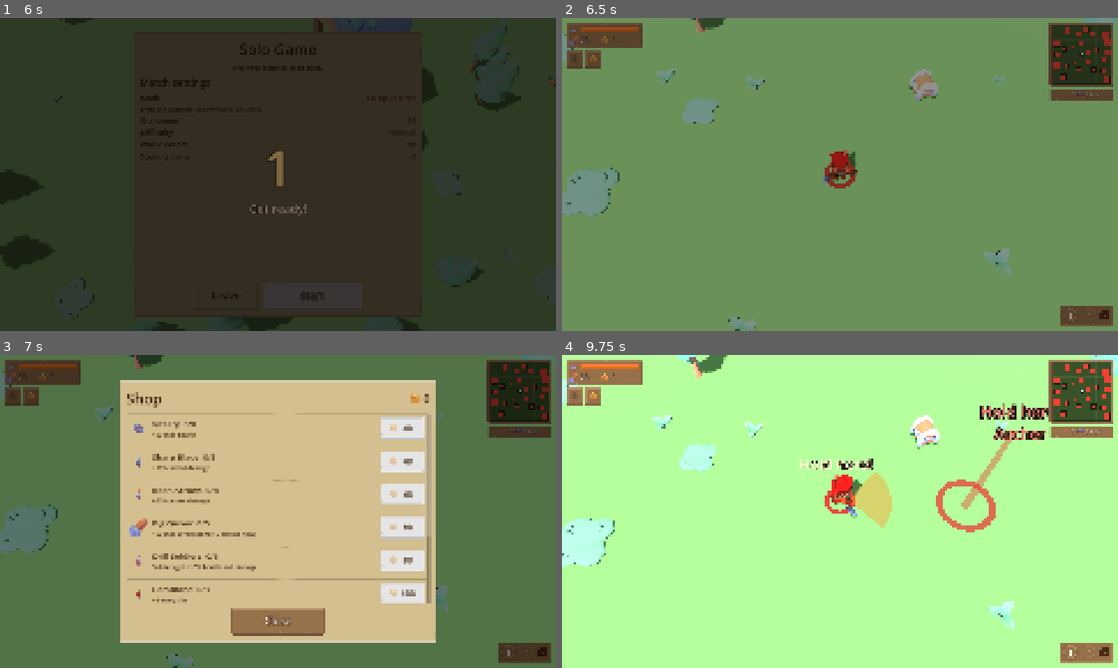
Above: before the commit, frames 1-4 (two rows, left to right).
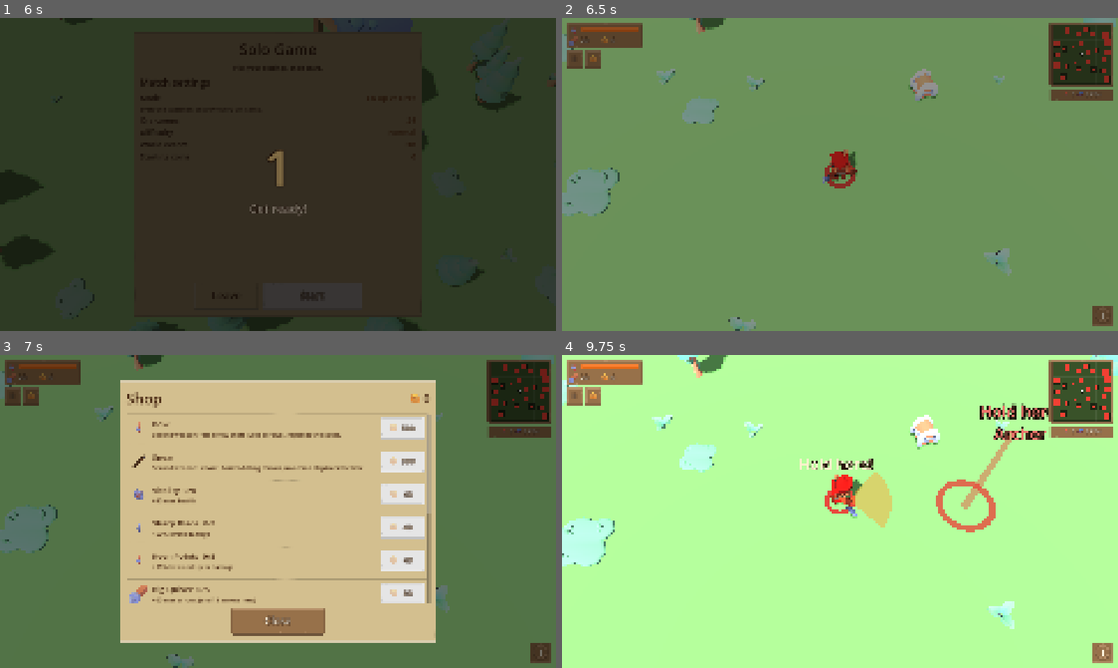
Above: after the commit, the same moments.

Repository: HasanAlilhadi/Brawlly
Game: Godot game, scene res://scenes/ui/main_menu.tscn
The game is run twice, just before and just after one commit, with the same random seed, the same clock (stepped at 60 frames per second) and the same inputs.
Inputs (mouse positions are in pixels of both pictures, inside the frame that each line leads up to):
- Up to frame 1 (6 s): click "Play" at 0.5 s; click "Normal" at 1.25 s; click "Normal" at 2 s; click "Start" at 2.75 s; tap Enter at 3.5 s; move the mouse to (400, 158) at 3.52 s; press the mouse at (400, 158) at 3.53 s; hold D (move_right) 3.53-4.25 s; right-click (400, 158) at 3.6 s; tap B (shop) at 3.77, 4.07 s; release the mouse at (400, 158) at 4.25 s; drag from (166, 190) to (250, 237) at 4.27 s; move the mouse to (333, 105) at 5.02 s; hold D (move_right) 5.03-5.75 s; hold Space (shoot) 5.03-5.75 s; click (333, 105) at 5.17 s; tap Q (switch_weapon) at 5.3 s; drag from (250, 237) to (111, 127) at 5.77 s
- Up to frame 2 (6.5 s): no input
- Up to frame 3 (7 s): move the mouse to (444, 558) at 6.52 s; hold A (move_left) from 6.53 s (still down); hold B (shop) from 6.53 s (still down); click (444, 558) at 6.67 s; right-click (444, 558) at 6.8 s
- Up to frame 4 (9.75 s): release A (move_left) at 7.25 s; release B (shop) at 7.25 s; tap Space (shoot) at 7.25 s; drag from (673, 464) to (756, 433) at 7.27 s; tap Enter at 8, 9.5 s; move the mouse to (867, 511) at 8.02 s; hold S (move_down) 8.03-8.75 s; hold Space (shoot) 8.03-8.75 s; tap 2 (army_charge) at 8.1 s; click (867, 511) at 8.17 s; drag from (756, 433) to (728, 527) at 8.77 s; move the mouse to (962, 495) at 9.52 s; hold W (move_up) from 9.53 s (still down); hold B (shop) from 9.53 s (still down); tap 3 (army_hold) at 9.6 s; click (962, 495) at 9.67 s

Frame 1 is identical in both runs. In frame 2, 0.4% of the frame differs, in the area x 89-99%, y 92-99%; in frame 3, 2.8%, in the area x 23-99%, y 21-99%; in frame 4, 0.4%.

Commit message:
Add the spear; start with the sword and buy a bow or spear
- Player starts with the sword only. The shop sells Bow and Spear (500 coins each); you carry
  one of the two: buying the other replaces it (Player.buy_weapon), and it goes into your hand.
- Spear: a thrown weapon (new player_spear projectile that hits orcs), no ammo, 1 s between
  throws and a slower flight than arrows (13 vs 18 m/s). Carried in the right hand like the orc
  spearmen; the one in hand disappears while it flies. Aimed exactly like the bow.
- Damage: sword 40, bow 25, spear 35. Sharp Blade still boosts the sword; Keen Arrows is now
  Keen Points and boosts the bow and the spear.
- HUD: spear glyph in the weapon bar / touch stick (no arrow count while holding it); colored
  spear icon in the shop. Controls page and tests updated for the sword-only start.

Co-Authored-By: Claude Opus 5.5 <noreply@anthropic.com>

Diff:
--- /dev/null
+++ b/assets/ui/icons/game/spear.svg
@@ -0,0 +1 @@
+<svg xmlns="http://www.w3.org/2000/svg" width="24" height="24" fill="#ffffff" viewBox="0 0 24 24"><path d="M20.6 3.4c.3-.3.2-.8-.2-.9l-5.1-1.1c-.3-.1-.6.1-.7.4l-1.3 4.6c-.1.4.1.7.4.9l.4.2-9.9 9.9-.9-.3a.5.5 0 0 0-.6.3l-.5 1.3a.5.5 0 0 0 .1.5l.7.7-1 1a1 1 0 0 0 1.4 1.4l1-1 .7.7a.5.5 0 0 0 .5.1l1.3-.5a.5.5 0 0 0 .3-.6l-.3-.9 9.9-9.9.2.4c.2.3.5.5.9.4l4.6-1.3c.3-.1.5-.4.4-.7l-1.1-5.1z"/></svg>
--- /dev/null
+++ b/assets/ui/icons/spear.svg
@@ -0,0 +1,8 @@
+<svg xmlns="http://www.w3.org/2000/svg" width="64" height="64" viewBox="0 0 64 64">
+  <g stroke="#3b2414" stroke-width="3" stroke-linejoin="round" stroke-linecap="round">
+    <path d="M14 46 L40 20 L44 24 L18 50 Z" fill="#c07a45"/>
+    <path d="M12 48 L18 50 L16 54 L10 52 Z" fill="#8a5230"/>
+    <path d="M38 18 L52 10 L50 12 L54 12 L46 26 L44 24 L40 20 Z" fill="#aab4e6"/>
+    <path d="M36 22 L42 16 L48 22 L42 28 Z" fill="#8a5230"/>
+  </g>
+</svg>
--- a/resources/data/upgrade_catalog.tres
+++ b/resources/data/upgrade_catalog.tres
@@ -9,6 +9,7 @@
 [ext_resource type="Texture2D" uid="uid://87gmfgn5duiw" path="res://assets/ui/icons/shield.png" id="icon_shield"]
 [ext_resource type="Texture2D" uid="uid://nlolsqkgsmsa" path="res://assets/ui/icons/soldier.png" id="icon_soldier"]
 [ext_resource type="Texture2D" uid="uid://ib1w2l0ncgy6" path="res://assets/ui/icons/sword.png" id="icon_sword"]
+[ext_resource type="Texture2D" path="res://assets/ui/icons/spear.svg" id="icon_spear"]
 
 [sub_resource type="Resource" id="Upgrade_vitality"]
 script = ExtResource("2_def")
@@ -34,8 +35,8 @@
 [sub_resource type="Resource" id="Upgrade_archery"]
 script = ExtResource("2_def")
 id = &"archery"
-title = "Keen Arrows"
-description = "+20% arrow damage"
+title = "Keen Points"
+description = "+20% bow and spear damage"
 icon = ExtResource("icon_bow")
 base_cost = 40
 max_level = 8
@@ -104,6 +105,26 @@
 max_level = 0
 amount = 20.0
 
+[sub_resource type="Resource" id="Upgrade_weapon_bow"]
+script = ExtResource("2_def")
+id = &"weapon_bow"
+title = "Bow"
+description = "Second weapon: fast arrow shots (uses arrows). Replaces the spear."
+icon = ExtResource("icon_bow")
+base_cost = 500
+cost_growth = 1.0
+max_level = 0
+
+[sub_resource type="Resource" id="Upgrade_weapon_spear"]
+script = ExtResource("2_def")
+id = &"weapon_spear"
+title = "Spear"
+description = "Second weapon: slower, harder-hitting throws, no ammo. Replaces the bow."
+icon = ExtResource("icon_spear")
+base_cost = 500
+cost_growth = 1.0
+max_level = 0
+
 [resource]
 script = ExtResource("1_catalog")
-upgrades = Array[ExtResource("2_def")]([SubResource("Upgrade_vitality"), SubResource("Upgrade_blade") …(221 unchanged characters)…
+upgrades = Array[ExtResource("2_def")]([SubResource("Upgrade_weapon_bow"), SubResource("Upgrade_weapon_spear"), SubResource("Upgrade_vitality"), SubResource("Upgrade_blade") …(221 unchanged characters)…
--- a/scenes/characters/player.gd
+++ b/scenes/characters/player.gd
@@ -48,12 +48,16 @@
 const REVIVE_RING_TEXTURE := preload("res://assets/vfx/light_masks/ring_a.png")
 ## One weapon in hand at a time, at most this many carried (Q / Y / the HUD button switches).
 const MAX_WEAPONS: int = 2
-## Weapon id -> how it works. `melee` weapons swing (sword stick / left mouse); the others shoot
-## arrows (bow stick / aim). `icon` is a Game Icon Pack glyph. New weapon = a row here + its item.
+## Weapon id -> how it works. `melee` weapons swing (sword stick / left mouse); the others are aimed
+## and fired (bow stick / aim): the bow shoots arrows (ammo), the spear is thrown (no ammo, slower).
+## `hand` holds the model; `icon` is a Game Icon Pack glyph. New weapon = a row here + its model in
+## `_weapon_items` + a shop item (see `buy_weapon`).
 const WEAPONS: Dictionary = {
-	"sword": {"melee": true, "icon": "sword", "name": "Sword"},
-	"bow": {"melee": false, "icon": "bow", "name": "Bow"},
+	"sword": {"melee": true, "hand": ARM_RIGHT, "icon": "sword", "name": "Sword"},
+	"bow": {"melee": false, "hand": ARM_LEFT, "icon": "bow", "name": "Bow"},
+	"spear": {"melee": false, "hand": ARM_RIGHT, "icon": "spear", "name": "Spear"},
 }
+const SPEAR_SCENE := preload("res://assets/items/dungeon/spear.glb")
 ## Downed archer: the revive bar sits just above the lying body; "HELP!" and the name stack above it
 ## in screen space (Label3D offsets, pixels), so they never overlap however steep the camera is.
 const DOWNED_LABEL_HEIGHT: float = 1.05
@@ -63,8 +67,11 @@
 const MAX_ORDER_DISTANCE: float = 25.0
 
 @export var max_arrows: int = 99
-@export var arrow_damage: float = 34.0
+@export var arrow_damage: float = 25.0
 @export var shoot_cooldown: float = 0.4
+## Thrown spear: hits harder than an arrow, needs no ammo, but throws and flies slower.
+@export var spear_damage: float = 35.0
+@export var spear_cooldown: float = 1.0
 @export var aim_range: float = 12.0
 ## Aimed shots snap to an enemy within this angle of the aim direction.
 @export var aim_assist_degrees: float = 10.0
@@ -127,7 +134,7 @@
 var army_point: Vector3 = Vector3.ZERO
 ## Carried weapon ids (at most MAX_WEAPONS, see WEAPONS) and which one is in hand. Always replaced,
 ## not mutated, so replication notices changes.
-var weapons: PackedStringArray = PackedStringArray(["sword", "bow"]):
+var weapons: PackedStringArray = PackedStringArray(["sword"]):
 	set(value):
 		weapons = value
 		if is_node_ready():
@@ -141,6 +148,7 @@
 
 var _base_melee_damage: float
 var _base_arrow_damage: float
+var _base_spear_damage: float
 var _shoot_timer: float = 0.0
 var _pending_shot: Vector3 = Vector3.ZERO  # aimed shot released during cooldown
 var _aim_indicator: Node3D
@@ -166,6 +174,7 @@
 	add_to_group(&"player_units")
 	_base_melee_damage = melee_damage
 	_base_arrow_damage = arrow_damage
+	_base_spear_damage = spear_damage
 	_base_move_speed = move_speed
 	for looping in ["holding-left", "sit", "crouch"]:
 		if anim.has_animation(looping):
@@ -175,7 +184,7 @@
 	_build_melee_indicator()
 	_build_name_label()
 	_build_downed_visuals()
-	_weapon_items = {"sword": _right_item, "bow": _left_item}
+	_weapon_items = {"sword": _right_item, "bow": _left_item, "spear": _attach_spear()}
 	_apply_weapon()
 	if is_downed:
 		_apply_downed()
@@ -221,11 +230,23 @@
 	source.free()
 
 
-## Sword swings (every peer): a swing trail sweeps through the hit wedge around the strike frame.
+## Every peer: sword swings get a swing trail through the hit wedge; spear throws empty the hand briefly.
 func _play_action_local(anim_name: String, duration: float, release_arms: int) -> void:
 	super(anim_name, duration, release_arms)
-	if anim_name.begins_with("attack-melee"):
+	if not anim_name.begins_with("attack-melee"):
+		return
+	if holds_melee():
 		get_tree().create_timer(attack_hit_delay / anim_speed * 0.55).timeout.connect(_slash_fx)
+	elif current_weapon() == "spear":
+		# The spear in hand leaves with the throw and a new one is drawn a moment later.
+		get_tree().create_timer(0.15).timeout.connect(_show_spear.bind(false))
+		get_tree().create_timer(0.75).timeout.connect(_show_spear.bind(true))
+
+
+func _show_spear(shown: bool) -> void:
+	var spear := _weapon_items.get("spear") as Node3D
+	if spear:
+		spear.visible = shown and current_weapon() == "spear" and not is_downed
 
 
 func _slash_fx() -> void:
@@ -241,10 +262,8 @@
 	super(instant)
 	if is_downed:
 		_release_arms(ARM_BOTH)
-	elif holds_melee():
-		_release_arms(ARM_LEFT)
 	else:
-		_release_arms(ARM_RIGHT)
+		_release_arms(ARM_LEFT if _weapon_hand() == ARM_RIGHT else ARM_RIGHT)
 
 
 # --- Weapons ------------------------------------------------------------------
@@ -260,6 +279,38 @@
 
 func holds_ranged() -> bool:
 	return WEAPONS.has(current_weapon()) and not holds_melee()
+
+
+## Arm that holds the weapon in hand.
+func _weapon_hand() -> int:
+	return int(WEAPONS.get(current_weapon(), {}).get("hand", ARM_RIGHT))
+
+
+## False only for the bow without arrows (the sword and spear never run out).
+func has_ammo() -> bool:
+	return current_weapon() != "bow" or arrows > 0
+
+
+## Server: shop purchase of a second weapon (bow or spear). You keep the sword and carry one of the
+## two: buying the other replaces it. The new weapon goes straight into your hand.
+func buy_weapon(weapon: String) -> void:
+	if not WEAPONS.has(weapon) or weapon == "sword":
+		return
+	weapons = PackedStringArray(["sword", weapon])
+	weapon_index = 1
+	_apply_weapon()
+
+
+## The spear model in the right hand (carried like the orc spearmen), hidden until it's the weapon in hand.
+func _attach_spear() -> Node3D:
+	var skeleton := model.find_child("Skeleton3D", true, false) as Skeleton3D
+	if skeleton == null:
+		return null
+	var spear := _attach_item(skeleton, SPEAR_SCENE, "arm-right")
+	if spear:
+		spear.position = Vector3(-0.27, -0.2, 0.0)
+		spear.visible = false
+	return spear
 
 
 ## The carried weapon that isn't in hand ("" with a single weapon).
@@ -444,7 +495,7 @@
 	direction = direction.normalized()
 	look_override = direction
 	_aim_indicator.rotation.y = atan2(direction.x, direction.z)
-	_aim_material.albedo_color = Color.WHITE if arrows > 0 else Color(1, 0.35, 0.3)
+	_aim_material.albedo_color = Color.WHITE if has_ammo() else Color(1, 0.35, 0.3)
 	_aim_indicator.visible = is_local()
 	if is_local():
 		_update_aim_lock(direction)
@@ -461,16 +512,19 @@
 	return look_override != Vector3.ZERO
 
 
-## Shoots toward `direction`, or at the nearest enemy when no direction is given. Server only.
+## Fires the ranged weapon in hand (arrow, or a thrown spear) toward `direction`, or at the nearest
+## enemy when no direction is given. Server only.
 func shoot(direction: Vector3 = Vector3.ZERO) -> void:
-	if is_dead or is_downed or arrows <= 0 or not holds_ranged():
+	if is_dead or is_downed or not has_ammo() or not holds_ranged():
 		return
 	if _shoot_timer > 0.0:
 		if direction != Vector3.ZERO:
 			_pending_shot = direction
 		return
-	_shoot_timer = shoot_cooldown
-	arrows -= 1
+	var spear := current_weapon() == "spear"
+	_shoot_timer = spear_cooldown if spear else shoot_cooldown
+	if not spear:
+		arrows -= 1
 	if direction == Vector3.ZERO:
 		var target := find_nearest(TARGET_GROUPS, aim_range, global_position, {&"camps": 3.0})
 		direction = _flat_dir_to(target) if target else facing()
@@ -478,10 +532,15 @@
 		direction.y = 0.0
 		direction = _assisted(direction.normalized())
 	face_now(direction)
-	play_action("holding-left-shoot", 0.25, ARM_LEFT)
 	var crit := randf() < crit_chance
-	NetSpawn.projectile(&"arrow", global_position + Vector3(0, 0.55, 0) + direction * 0.4, direction,
-			arrow_damage * (crit_multiplier if crit else 1.0), self, crit)
+	var multiplier := crit_multiplier if crit else 1.0
+	var from := global_position + Vector3(0, 0.55, 0) + direction * 0.4
+	if spear:
+		play_action("attack-melee-right", 0.4, ARM_RIGHT)
+		NetSpawn.projectile(&"player_spear", from + Vector3(0, 0.15, 0), direction, spear_damage * multiplier, self, crit)
+	else:
+		play_action("holding-left-shoot", 0.25, ARM_LEFT)
+		NetSpawn.projectile(&"arrow", from, direction, arrow_damage * multiplier, self, crit)
 
 
 ## Nudges an aimed direction onto an enemy that is almost in line with it.
@@ -687,6 +746,10 @@
 ## False when buying would be wasted (e.g. potion at full health).
 func is_upgrade_useful(def: UpgradeDef) -> bool:
 	match def.id:
+		&"weapon_bow":
+			return not weapons.has("bow")
+		&"weapon_spear":
+			return not weapons.has("spear")
 		&"potion":
 			return health < max_health
 		&"arrows":
@@ -726,6 +789,11 @@
 			melee_damage += _base_melee_damage * def.amount
 		&"archery":
 			arrow_damage += _base_arrow_damage * def.amount
+			spear_damage += _base_spear_damage * def.amount
+		&"weapon_bow":
+			buy_weapon("bow")
+		&"weapon_spear":
+			buy_weapon("spear")
 		&"quiver":
 			max_arrows += int(def.amount)
 			arrows = mini(arrows + 15, max_arrows)
--- a/scenes/characters/player.tscn
+++ b/scenes/characters/player.tscn
@@ -79,10 +79,10 @@
 script = ExtResource("1_script")
 arrow_scene = ExtResource("5_arrow")
 arrows = 20
-arrow_damage = 40.0
+arrow_damage = 25.0
 max_health = 150.0
 move_speed = 3.8
-melee_damage = 30.0
+melee_damage = 40.0
 melee_cooldown = 0.5
 melee_cleave = true
 regen_per_second = 6.0
--- /dev/null
+++ b/scenes/combat/player_spear_projectile.tscn
@@ -0,0 +1,12 @@
+[gd_scene format=3]
+
+[ext_resource type="Script" path="res://scenes/combat/arrow_projectile.gd" id="1_script"]
+[ext_resource type="PackedScene" path="res://assets/items/dungeon/spear.glb" id="2_model"]
+
+[node name="PlayerSpearProjectile" type="Node3D"]
+script = ExtResource("1_script")
+speed = 13.0
+lifetime = 1.0
+
+[node name="Model" parent="." instance=ExtResource("2_model")]
+transform = Transform3D(1.3, 0, 0, 0, 0, 1.3, 0, -1.3, 0, 0, 0, 0.39)
--- a/scenes/main/main.gd
+++ b/scenes/main/main.gd
@@ -17,6 +17,7 @@
 const PROJECTILE_SCENES := {
 	&"arrow": preload("res://scenes/combat/arrow_projectile.tscn"),
 	&"spear": preload("res://scenes/combat/spear_projectile.tscn"),
+	&"player_spear": preload("res://scenes/combat/player_spear_projectile.tscn"),
 }
 ## Reserve soldiers appear this far from their player (off-screen, also on wide desktop screens) and run in.
 const REINFORCE_DISTANCE: float = 15.0
--- a/scenes/ui/controls_menu.gd
+++ b/scenes/ui/controls_menu.gd
@@ -14,9 +14,9 @@
 ## key caps with that text. Icons are Game Icon Pack glyphs (assets/ui/icons/game/).
 const KEYBOARD: Array = [
 	["cursor_move", "Move", "", [["keyboard/w", "keyboard/a", "keyboard/s", "keyboard/d"], ["keyboard/arrows"]]],
-	["broadsword", "Switch weapon", "One weapon in hand at a time (you carry two)", [["keyboard/q"]]],
+	["broadsword", "Switch weapon", "Sword ⇄ the bow or spear you bought in the shop", [["keyboard/q"]]],
 	["sword", "Sword", "Swings toward the cursor", [["mouse/left"]]],
-	["bow", "Bow", "Hold to aim at the cursor, release to shoot", [["mouse/left"], ["mouse/right"]]],
+	["bow", "Bow / spear", "Hold to aim at the cursor, release to shoot or throw", [["mouse/left"], ["mouse/right"]]],
 	["arrow", "Quick attack", "Weapon in hand on the nearest enemy", [["keyboard/space"], ["keyboard/j"], ["keyboard/k"]]],
 	["user_group", "Soldiers: follow", "They walk with you in formation", [["keyboard/1"]]],
 	["flag", "Soldiers: charge", "They run to the cursor and fight there", [["keyboard/2"]]],
@@ -29,7 +29,7 @@
 ]
 const GAMEPAD: Array = [
 	["cursor_move", "Move", "", [["xbox/stick_l"]]],
-	["broadsword", "Switch weapon", "Sword ⇄ bow", [["Y"]]],
+	["broadsword", "Switch weapon", "Sword ⇄ bow or spear", [["Y"]]],
 	["bow", "Aim the bow", "Then shoot with RT", [["xbox/stick_r"]]],
 	["arrow", "Attack", "Weapon in hand · the nearest enemy when not aiming", [["xbox/rt"], ["xbox/a"], ["xbox/rb"], ["xbox/x"]]],
 	["user_group", "Soldiers: follow", "", [["xbox/dpad_up"]]],
--- a/scenes/ui/hud.gd
+++ b/scenes/ui/hud.gd
@@ -27,6 +27,7 @@
 const TOUCH_NUB_HELD := preload("res://assets/ui/touch/highlights/joystick_circle_nub_highlight.png")
 const TOUCH_BUTTON := preload("res://assets/ui/touch/button_circle.png")
 const TOUCH_BUTTON_HELD := preload("res://assets/ui/touch/highlights/button_circle_highlight.png")
+const SPEAR_ICON := preload("res://assets/ui/icons/game/spear.svg")
 
 @onready var root: Control = $Root
 @onready var joystick: TouchJoystick = %Joystick
@@ -251,8 +252,9 @@
 
 func _on_arrows_changed(count: int) -> void:
 	arrows_label.text = str(count)
-	bow_stick.badge = str(count)
-	bow_stick.disabled = count <= 0
+	var bow := _player == null or _player.current_weapon() == "bow"
+	bow_stick.badge = str(count) if bow else ""
+	bow_stick.disabled = bow and count <= 0
 
 
 ## Keeps UI away from notches / rounded corners on phones.
@@ -559,7 +561,10 @@
 ## Touch: the stick of the weapon in hand sits in the big slot, a small button above it switches.
 ## Desktop: a weapon bar at the bottom right (both slots, the one in hand lit, Q to switch).
 func _build_weapon_controls() -> void:
-	_weapon_icons = {"sword": melee_button.icon, "bow": bow_stick.icon}
+	# The glyph is tight (no padding like the 64 px RPG icons), so the touch stick gets a 44 px copy.
+	var spear_image := SPEAR_ICON.get_image()
+	spear_image.resize(44, 44, Image.INTERPOLATE_LANCZOS)
+	_weapon_icons = {"sword": melee_button.icon, "bow": bow_stick.icon, "spear": ImageTexture.create_from_image(spear_image)}
 	for side in [SIDE_LEFT, SIDE_TOP, SIDE_RIGHT, SIDE_BOTTOM]:
 		melee_button.set_offset(side, bow_stick.get_offset(side))
 	melee_button.drag_radius = bow_stick.drag_radius
@@ -602,6 +607,10 @@
 	var melee := _player == null or _player.holds_melee()
 	melee_button.visible = touch and melee
 	bow_stick.visible = touch and not melee
+	# The aim stick serves every ranged weapon: its icon, and the arrow count only for the bow.
+	if _player:
+		bow_stick.icon = _weapon_icons.get(_player.current_weapon(), bow_stick.icon)
+		_on_arrows_changed(_player.arrows)
 	var other := _player.other_weapon() if _player else ""
 	_switch_button.visible = touch and other != ""
 	_switch_button.icon = _weapon_icons.get(other)
--- a/scripts/game/net_spawn.gd
+++ b/scripts/game/net_spawn.gd
@@ -33,7 +33,7 @@
 			"name": _name(&"pickup")})
 
 
-## kind: &"arrow" or &"spear".
+## kind: &"arrow", &"spear" (orc throwers) or &"player_spear" (hits orcs).
 static func projectile(kind: StringName, from: Vector3, direction: Vector3, damage: float, shooter: Node,
 		crit: bool = false) -> void:
 	if not _is_server():
--- a/tests/ai_test.gd
+++ b/tests/ai_test.gd
@@ -169,6 +169,7 @@
 			orc.set_physics_process(false)
 			set_meta(&"orc", orc)
 			set_meta(&"orc_health", orc.max_health)
+			player.buy_weapon("bow")
 			player._shoot_timer = 0.0
 			player.shoot(Vector3(1, 0, 0))
 			_next()
--- a/tests/desktop_input_test.gd
+++ b/tests/desktop_input_test.gd
@@ -78,6 +78,9 @@
 				return
 			player.max_health = 1e6
 			player.health = 1e6
+			_check(player.weapons == PackedStringArray(["sword"]), "starts with the sword only")
+			player.buy_weapon("bow")  # as if bought in the shop
+			player.switch_weapon()  # back to the sword
 			_check(not Platform.mobile_layout, "desktop layout")
 			_check(not hud.joystick.visible and not hud.bow_stick.visible, "touch controls hidden")
 			start_pos = player.global_position
Not shown, added: assets/ui/icons/game/spear.svg.import
Not shown, added: assets/ui/icons/spear.svg.import
Not shown, changed: CLAUDE.md
Not shown, changed: assets/CREDITS.md
